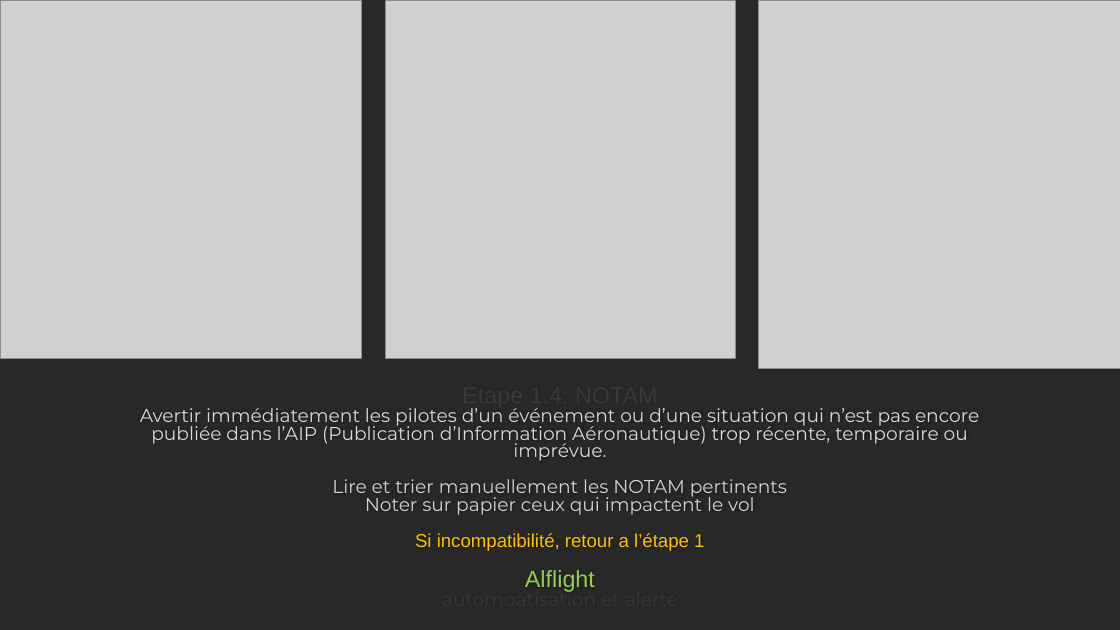
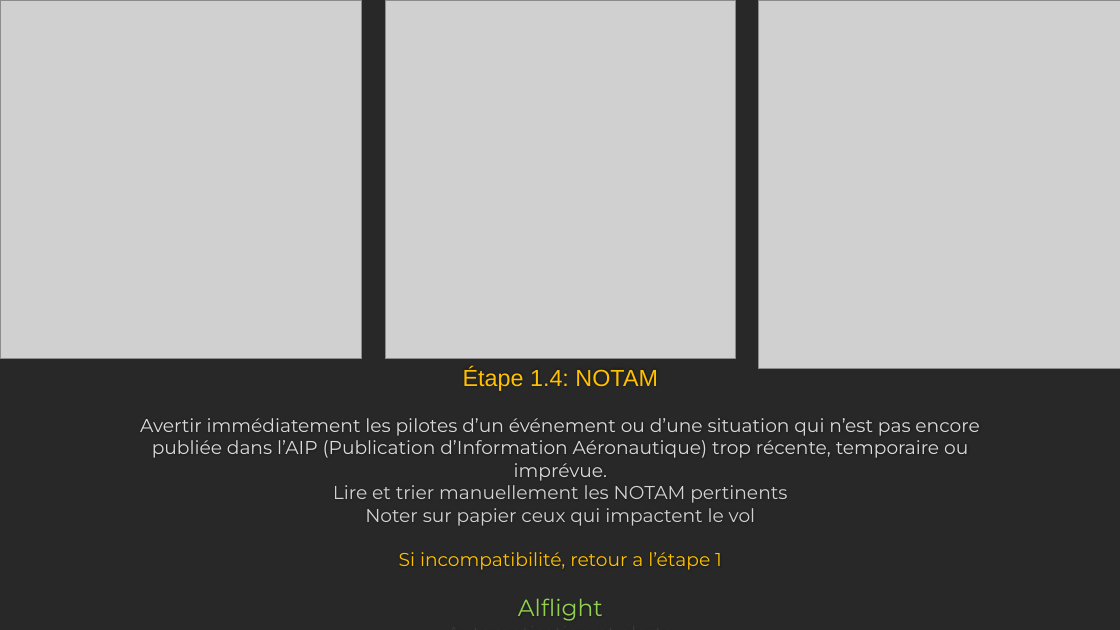
Before and after one commit to Ne0hermes/alflight, a slide deck: slide 6 of ALFlight_Presentation_Complete.pptx. Drawn at 1120x630 pixels with LibreOffice and Linux fonts; fonts in the diff are those of the drawing; grey boxes stand for pictures. Boxes give left, top, right and bottom in pixels: in the first picture for what was removed or moved away, otherwise in the second. Text is boxed around its words. In the diff, an @@ line names an element or a change of style, - is before the commit and + after.

```diff
--- a/ALFlight_Presentation_Complete.pptx
+++ b/ALFlight_Presentation_Complete.pptx
@@ title at (x1=140, y1=368, x2=979, y2=621): text changed @@
-Étape 1.4: NOTAM
-Avertir immédiatement les pilotes d’un événement ou d’une situation qui n’est pas encore publiée dans l’AIP (Publication d’Information Aéronautique) trop récente, temporaire ou imprévue.
-Lire et trier manuellement les NOTAM pertinents
-Noter sur papier ceux qui impactent le vol
-Si incompatibilité, retour a l’étape 1
-Alflight
-automoatisation et alerte
+Étape 1.4: NOTAM
+Avertir immédiatement les pilotes d’un événement ou d’une situation qui n’est pas encore publiée dans l’AIP (Publication d’Information Aéronautique) trop récente, temporaire ou imprévue.
+Lire et trier manuellement les NOTAM pertinents
+Noter sur papier ceux qui impactent le vol
+Si incompatibilité, retour a l’étape 1
+Alflight
+Automatisation et alerte
```
Also in this commit, not shown: 16 other slides changed, 10 slides added, 17 slides removed, 6 other files.
